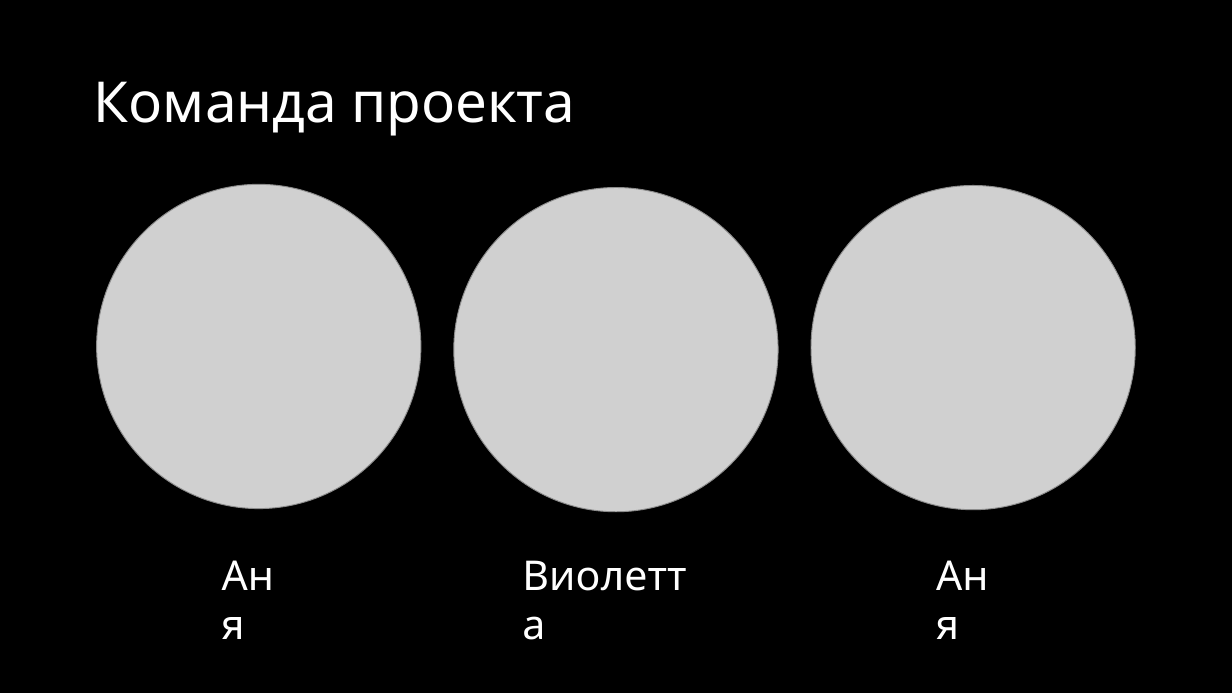
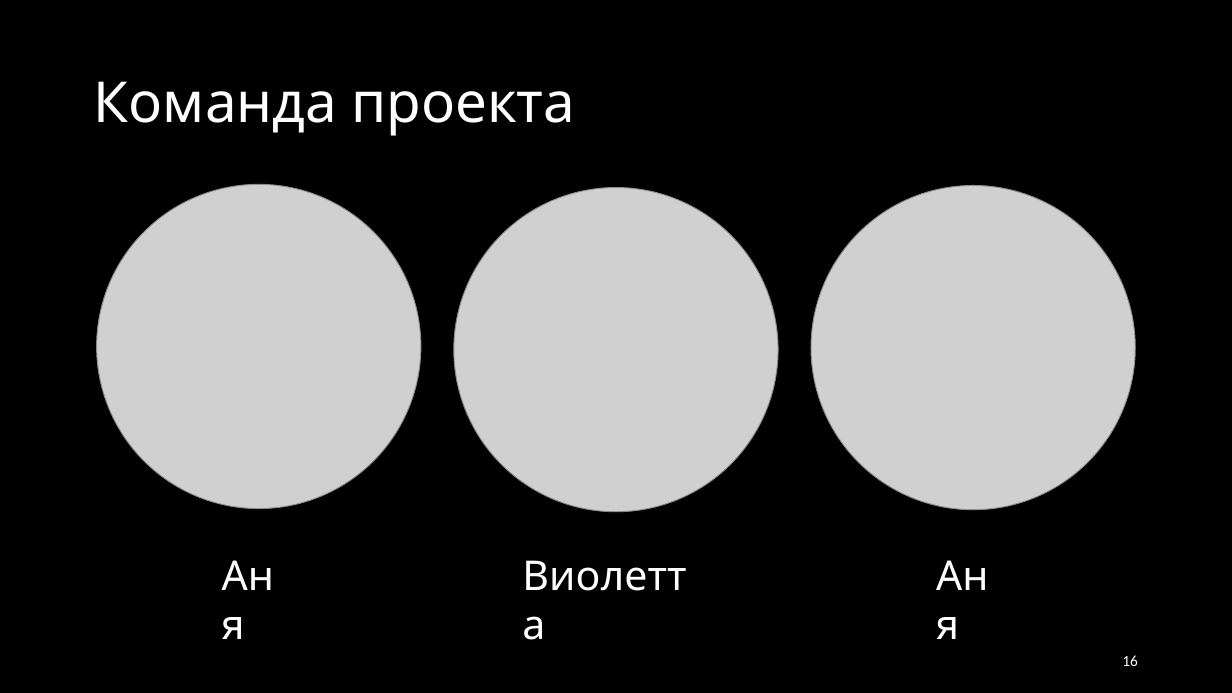
Before and after one commit to Flnchkv/Dostavochka, a slide deck: slide 16 of Презентация.pptx. Drawn at 1232x693 pixels with LibreOffice and Linux fonts; fonts in the diff are those of the drawing; grey boxes stand for pictures. Boxes give left, top, right and bottom in pixels: in the first picture for what was removed or moved away, otherwise in the second. Text is boxed around its words. In the diff, an @@ line names an element or a change of style, - is before the commit and + after.

```diff
--- a/Презентация.pptx
+++ b/Презентация.pptx
@@ page number added at (x1=1122, y1=655, x2=1138, y2=666), 12 pt, text #FFFFFF @@
+16
```
Also in this commit, not shown: 15 other slides changed, 2 other files.
